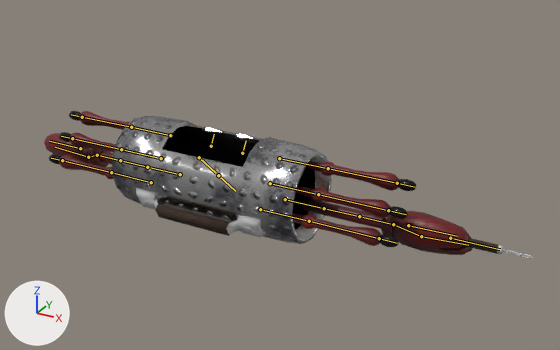
Before and after pictures for a commit that changed the Blender file Modelos con Rigg/Guacharaco.blend.
One viewpoint serves both versions: a camera (50 mm lens) standing at (20.4, -30.6, 18.4) and looking at (3.0, 1.1, 2.5). The axes (+X, +Y, +Z) are drawn at lower left. The lights are the same throughout. Both versions are drawn at the pose saved in each file; the numbers are the values there. The bones that bend it are drawn over the model as lines.

Names of what the first picture shows: 'CH.Guacharaco', 'Cube.020'.
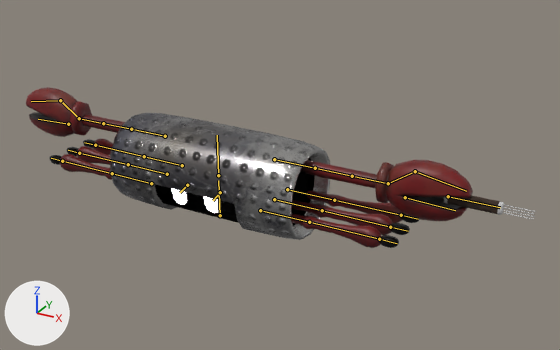
What the commit changed:
Bone 'Main' (bone_main) turns from (-134, 0, 0) to (0, 0, 0) degrees about its own x, y and z.

Pixel boxes (x1, y1, x2, y2) of what changed, in the pictures (560 x 350 px):
'CH.Guacharaco', posed (12% taller): before (44, 111, 472, 255); after (26, 87, 473, 248)
'Cube.020', posed: before (464, 238, 533, 259); after (444, 195, 535, 220)
bone 'Main', root to tip: before (218, 175) to (235, 191); after (218, 175) to (217, 135)
